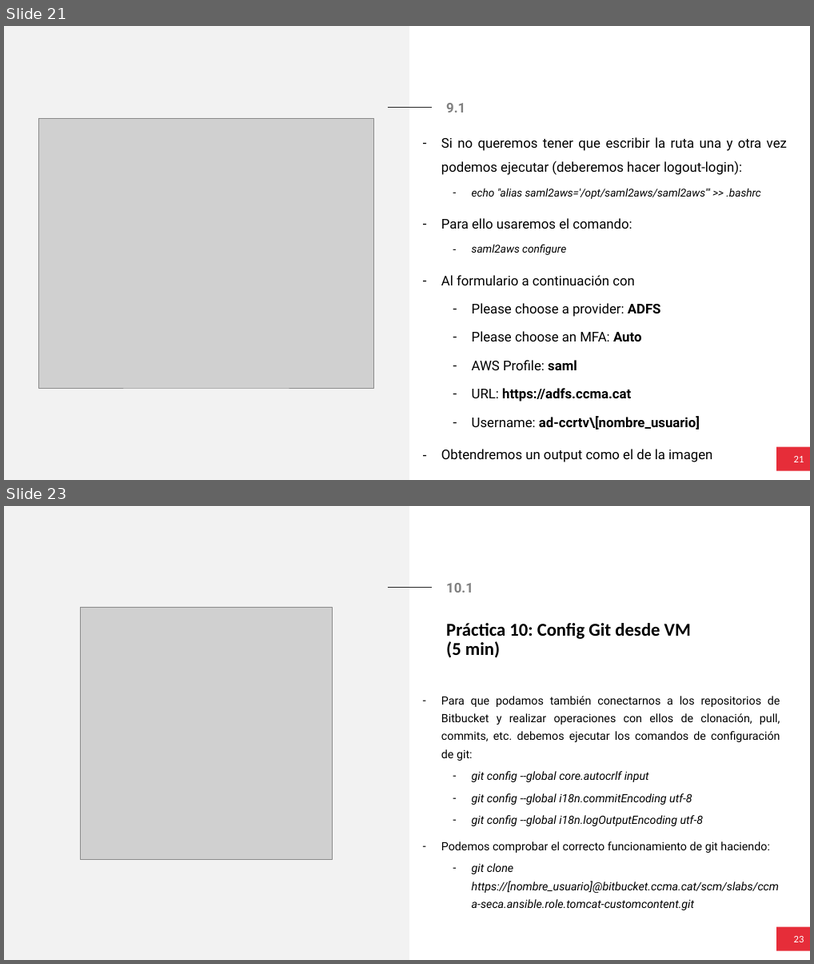
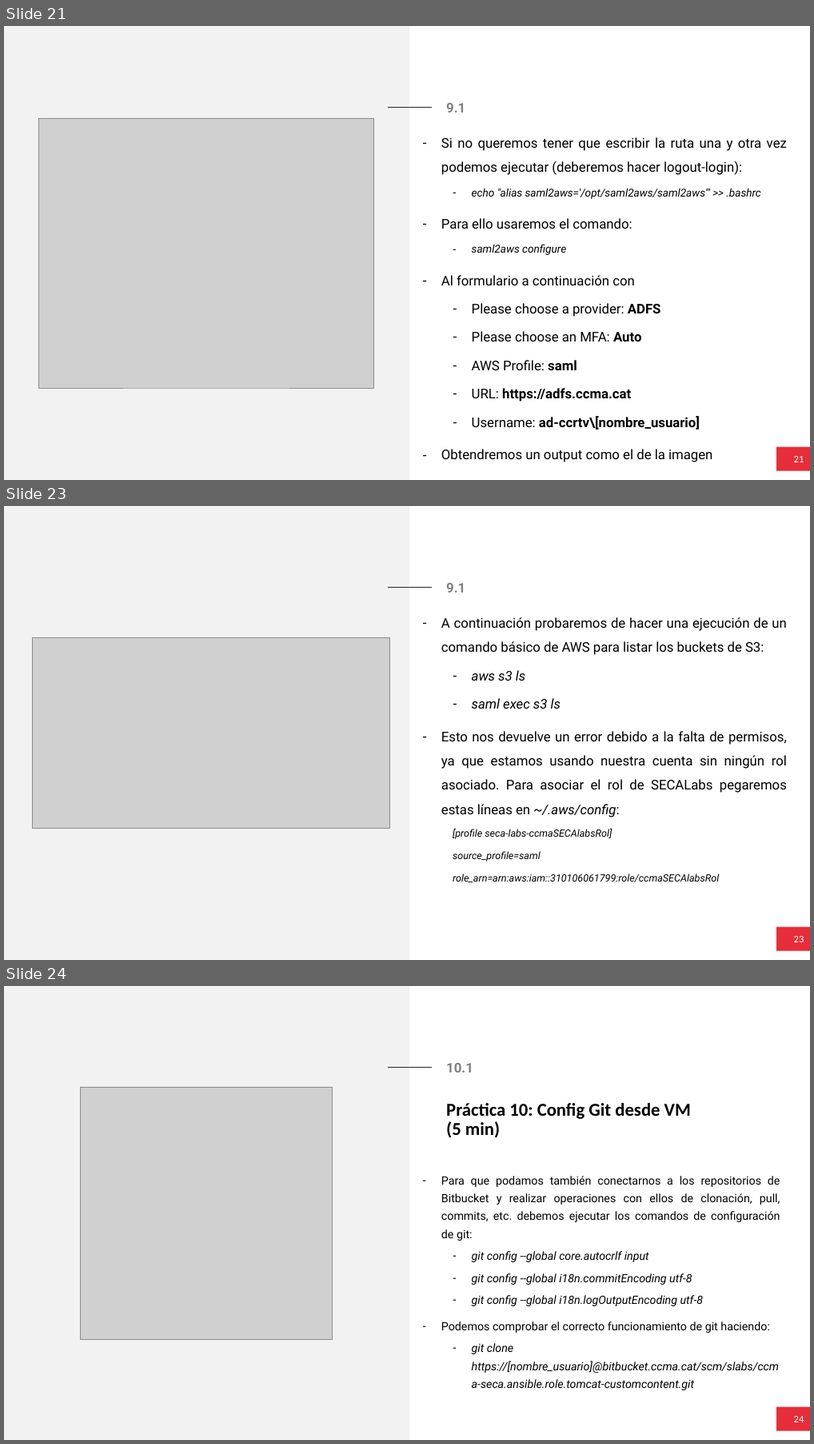
Before and after one commit to izhanh/TV3CloudToolsCourse, a slide deck: 1. Preparación del entorno/1. Preparación del Entorno.pptx. Shown one above the other, each under a label of ours: slides 21 and 23 before the commit, slides 21, 23 and 24 after it; the slides between them are not shown. The pictures are 814x964 and 814x1444 pixels, drawn with LibreOffice and Linux fonts; fonts in the diff are those of the drawing; grey boxes stand for pictures. Boxes give left, top, right and bottom in pixels: in the first picture for what was removed or moved away, otherwise in the second. Text is boxed around its words. In the diff, an @@ line names an element or a change of style, - is before the commit and + after.

```diff
--- a/1. Preparación del entorno/1. Preparación del Entorno.pptx
+++ b/1. Preparación del entorno/1. Preparación del Entorno.pptx
@@ slide 23 added at box(4, 506, 810, 960), background #FFFFFF; not listed: 2 template elements that a slide beside it also shows @@
@@ text added at box(446, 583, 466, 592), 16 pt, text #808080, bold @@
+9.1
@@ text added at box(442, 617, 787, 882), 16 pt, text #000000 @@
+– A continuación probaremos de hacer una ejecución de un comando básico de AWS para listar los buckets de S3:
+  – aws s3 ls
+  – saml exec s3 ls
+– Esto nos devuelve un error debido a la falta de permisos, ya que estamos usando nuestra cuenta sin ningún rol asociado. Para asociar el rol de SECALabs pegaremos estas líneas en ~/.aws/config:
+  [profile seca-labs-ccmaSECAlabsRol]
+  source_profile=saml
+  role_arn=arn:aws:iam::310106061799:role/ccmaSECAlabsRol
@@ picture added at box(32, 637, 390, 828) @@
@@ page number added at box(777, 927, 810, 951), fill #E62D39, 12 pt, text #FFFFFF @@
+23
@@ what was slide 23 is now slide 24 @@
@@ page number at box(794, 1416, 805, 1422): text changed @@
-23
+24
```
Also in this commit, not shown: 2 slides changed, 1 other file.
